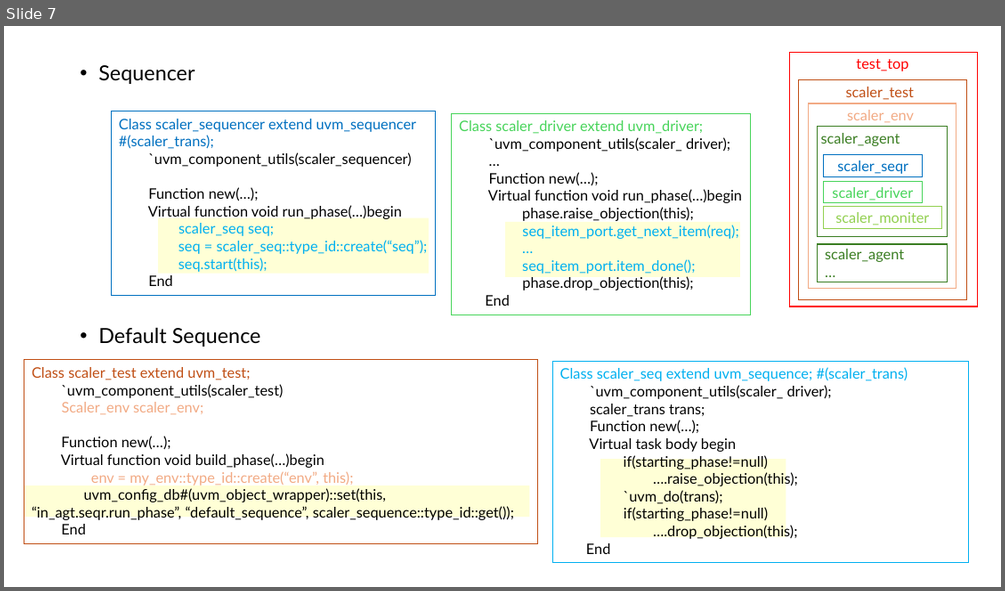
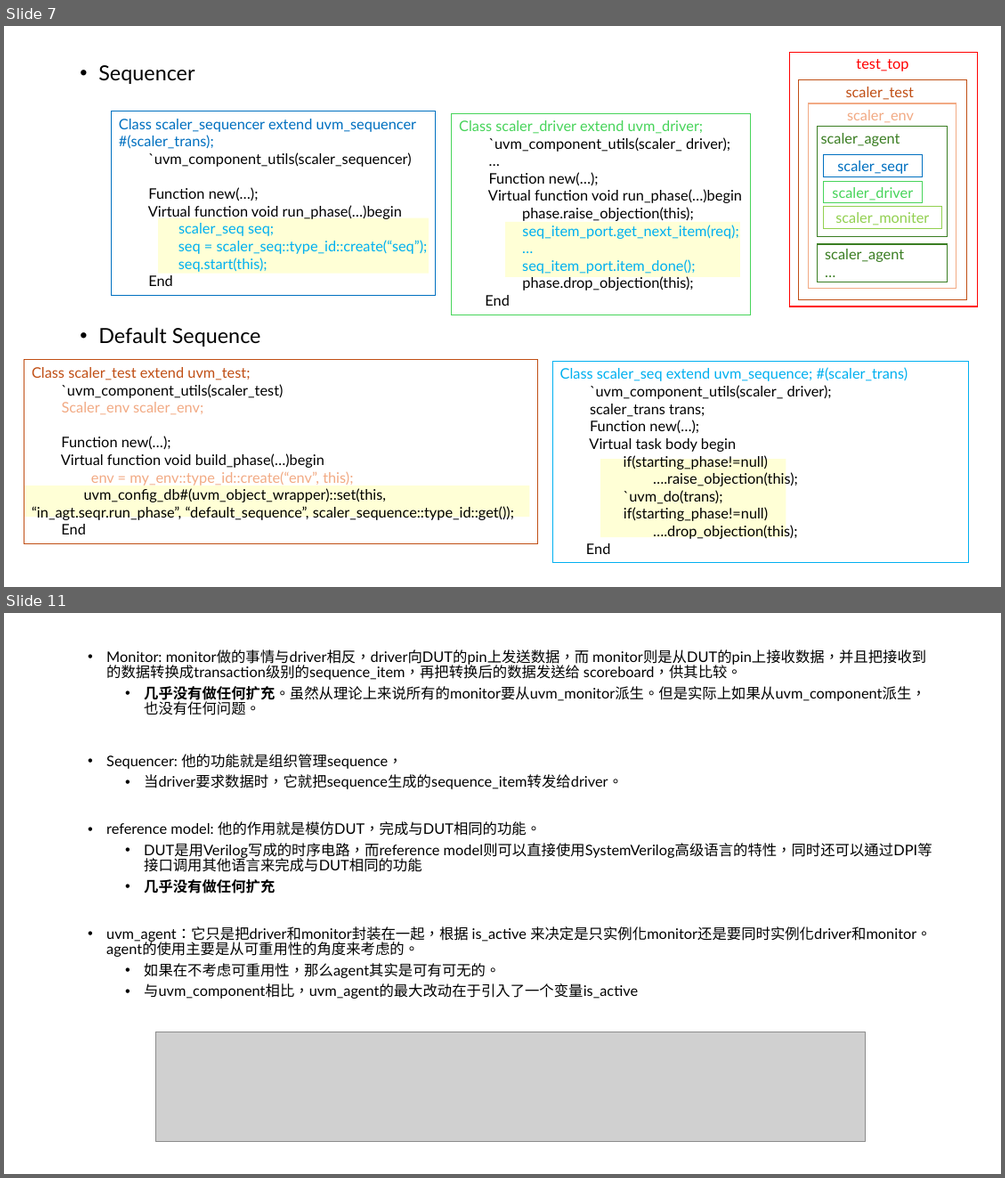
Before and after one commit to KlaudiaZhou/files, a slide deck: 簡報1.pptx. Shown one above the other, each under a label of ours: slide 7 before the commit, slides 7 and 11 after it; the slides between them are not shown. The pictures are 1005x591 and 1005x1178 pixels, drawn with LibreOffice and Linux fonts; fonts in the diff are those of the drawing; grey boxes stand for pictures. Boxes give left, top, right and bottom in pixels: in the first picture for what was removed or moved away, otherwise in the second. Text is boxed around its words. In the diff, an @@ line names an element or a change of style, - is before the commit and + after.

```diff
--- a/簡報1.pptx
+++ b/簡報1.pptx
@@ slide 11 added at (4, 613, 1001, 1174), background #FFFFFF @@
@@ text added at (106, 649, 932, 998), 14 pt, text #000000 @@
+• Monitor: monitor做的事情与driver相反，driver向DUT的pin上发送数据，而 monitor则是从DUT的pin上接收数据，并且把接收到的数据转换成transaction级别的sequence_item，再把转换后的数据发送给 scoreboard，供其比较。
+  • 几乎没有做任何扩充。虽然从理论上来说所有的monitor要从uvm_monitor派生。但是实际上如果从uvm_component派生，也没有任何问题。
+• Sequencer: 他的功能就是组织管理sequence，
+  • 当driver要求数据时，它就把sequence生成的sequence_item转发给driver。
+• reference model: 他的作用就是模仿DUT，完成与DUT相同的功能。
+  • DUT是用Verilog写成的时序电路，而reference model则可以直接使用SystemVerilog高级语言的特性，同时还可以通过DPI等接口调用其他语言来完成与DUT相同的功能
+  • 几乎没有做任何扩充
+• uvm_agent：它只是把driver和monitor封装在一起，根据 is_active 来决定是只实例化monitor还是要同时实例化driver和monitor。agent的使用主要是从可重用性的角度来考虑的。
+  • 如果在不考虑可重用性，那么agent其实是可有可无的。
+  • 与uvm_component相比，uvm_agent的最大改动在于引入了一个变量is_active
@@ picture added at (155, 1032, 865, 1141) @@
```
Also in this commit, not shown: 1 slide changed, 6 other slides added.
